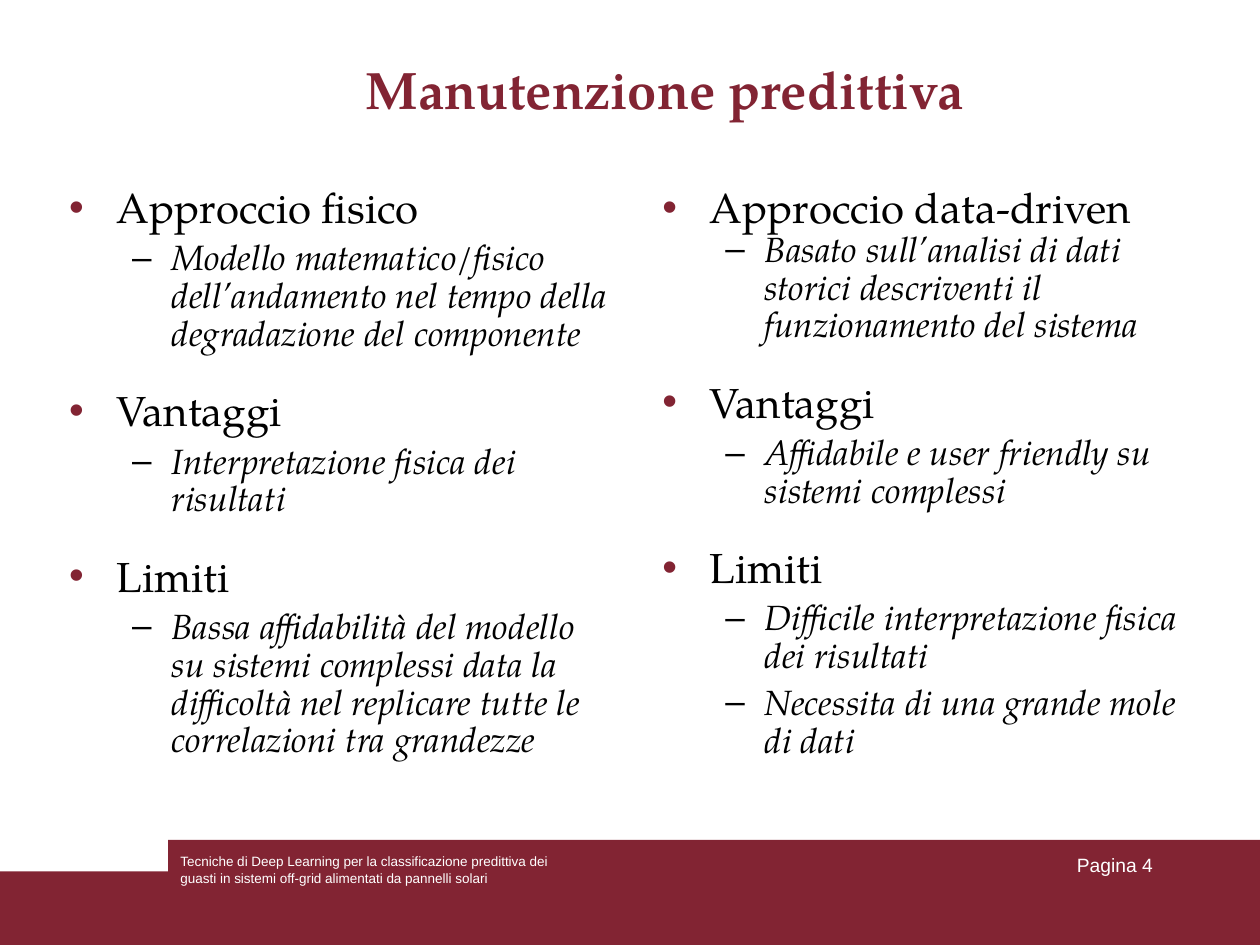
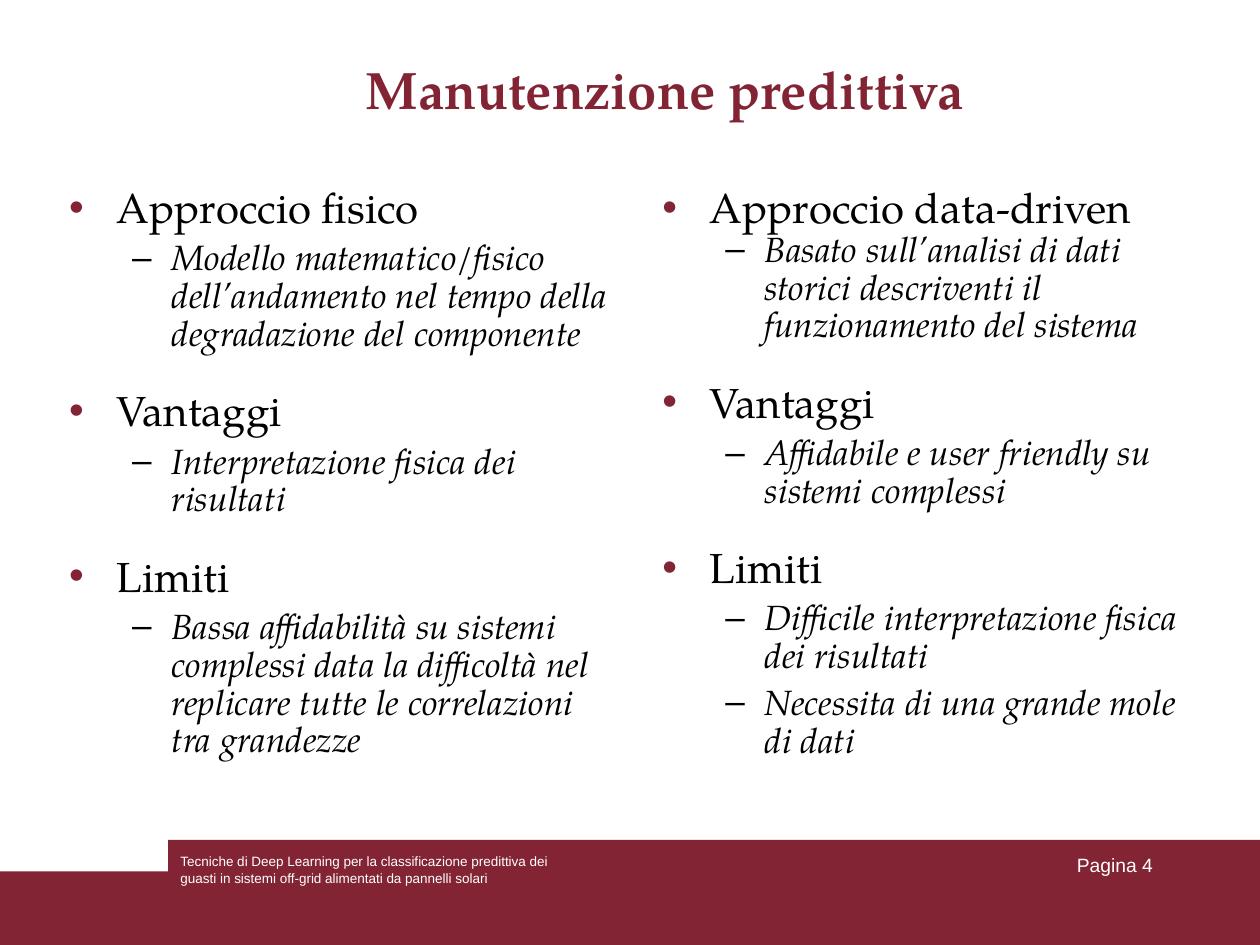
Before and after one commit to lorenzoooooo/DL-for-Predictive-Fault-Classification-in-Off-Grid-Systems, a slide deck: slide 4 of Presentazione_tesi.ppt. Drawn at 1260x945 pixels with LibreOffice and Linux fonts; fonts in the diff are those of the drawing. Boxes give left, top, right and bottom in pixels: in the first picture for what was removed or moved away, otherwise in the second. Text is boxed around its words. In the diff, an @@ line names an element or a change of style, - is before the commit and + after.

```diff
--- a/Presentazione_tesi.ppt
+++ b/Presentazione_tesi.ppt
@@ text at (x1=172, y1=613, x2=589, y2=762): text changed @@
-  – Bassa affidabilità del modello su sistemi complessi data la difficoltà nel replicare tutte le correlazioni tra grandezze
+  – Bassa affidabilità su sistemi complessi data la difficoltà nel replicare tutte le correlazioni tra grandezze
```
Also in this commit, not shown: 17 other slides changed.
